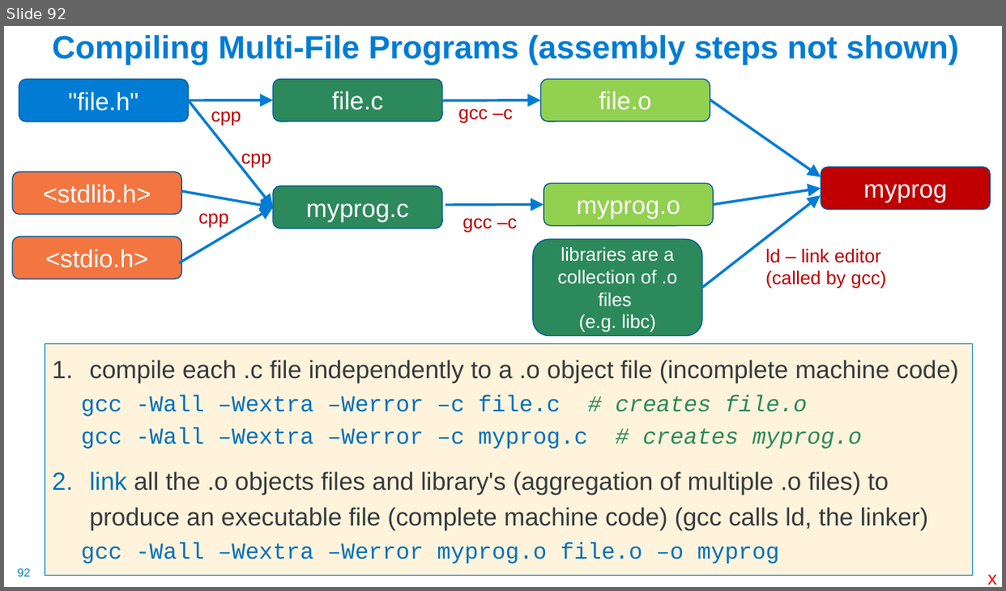
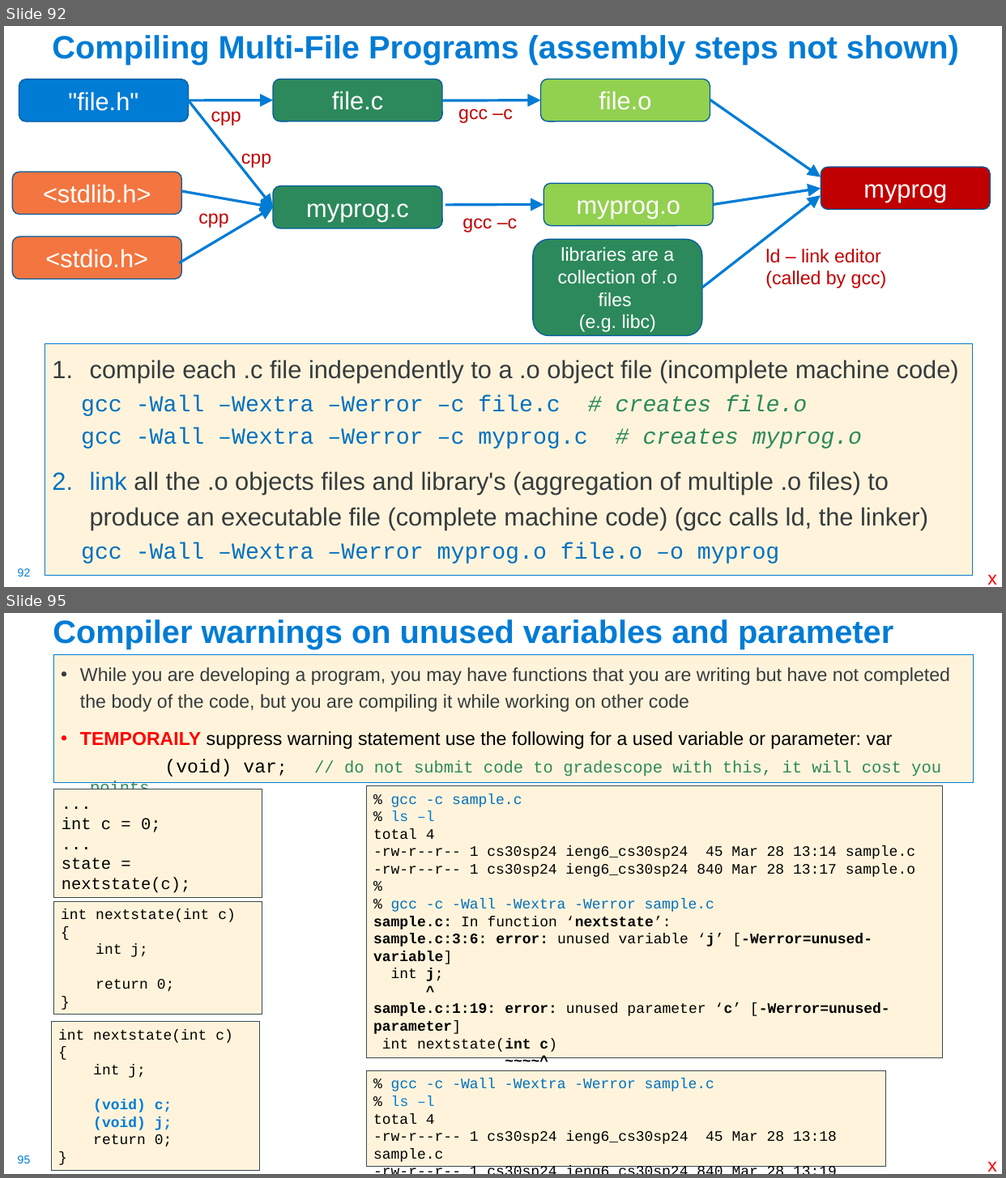
Before and after one commit to cse30-sp24/Muller-Slides, a slide deck: 01-C-Part1.pptx. Shown one above the other, each under a label of ours: slide 92 before the commit, slides 92 and 95 after it; the slides between them are not shown. The pictures are 1006x591 and 1006x1178 pixels, drawn with LibreOffice and Linux fonts; fonts in the diff are those of the drawing. Boxes give left, top, right and bottom in pixels: in the first picture for what was removed or moved away, otherwise in the second. Text is boxed around its words. In the diff, an @@ line names an element or a change of style, - is before the commit and + after.

```diff
--- a/01-C-Part1.pptx
+++ b/01-C-Part1.pptx
@@ slide 95 added at bbox=[4, 613, 1002, 1174], background #FFFFFF; not listed: 1 template element that a slide beside it also shows @@
@@ title added at bbox=[53, 619, 893, 649], 31 pt, text #007CD5, bold @@
+Compiler warnings on unused variables and parameter
@@ text added at bbox=[53, 654, 974, 783], fill #FFF4DB, outline #007CD5 0.75 pt, 18 pt, text #363B3E @@
+• While you are developing a program, you may have functions that you are writing but have not completed the body of the code, but you are compiling it while working on other code
+• TEMPORAILY suppress warning statement use the following for a used variable or parameter: var
+  (void) var; // do not submit code to gradescope with this, it will cost you points….
@@ rectangle added at bbox=[54, 790, 262, 898], fill #FFF4DB, outline #384851 0.75 pt, 16 pt, text #000000 @@
+...
+int c = 0;
+...
+state = nextstate(c);
+...
@@ rectangle added at bbox=[366, 786, 943, 1059], fill #FFF4DB, outline #384851 0.75 pt, 14 pt, text #000000 @@
+% gcc -c sample.c
+% ls –l
+total 4
+-rw-r--r-- 1 cs30sp24 ieng6_cs30sp24 45 Mar 28 13:14 sample.c
+-rw-r--r-- 1 cs30sp24 ieng6_cs30sp24 840 Mar 28 13:17 sample.o
+%
+% gcc -c -Wall -Wextra -Werror sample.c
+sample.c: In function ‘nextstate’:
+sample.c:3:6: error: unused variable ‘j’ [-Werror=unused-variable]
+int j;
+^
+sample.c:1:19: error: unused parameter ‘c’ [-Werror=unused-parameter]
+int nextstate(int c)
+~~~~^
+cc1: all warnings being treated as errors
@@ rectangle added at bbox=[53, 901, 262, 1014], fill #FFF4DB, outline #384851 0.75 pt, 14 pt, text #000000 @@
+int nextstate(int c)
+{
+int j;
+return 0;
+}
@@ rectangle added at bbox=[51, 1022, 259, 1171], fill #FFF4DB, outline #384851 0.75 pt, 14 pt, text #000000 @@
+int nextstate(int c)
+{
+int j;
+(void) c;
+(void) j;
+return 0;
+}
@@ rectangle added at bbox=[366, 1071, 886, 1167], fill #FFF4DB, outline #384851 0.75 pt, 14 pt, text #000000 @@
+% gcc -c -Wall -Wextra -Werror sample.c
+% ls –l
+total 4
+-rw-r--r-- 1 cs30sp24 ieng6_cs30sp24 45 Mar 28 13:18 sample.c
+-rw-r--r-- 1 cs30sp24 ieng6_cs30sp24 840 Mar 28 13:19 sample.o
@@ text added at bbox=[987, 1161, 997, 1172], 18 pt, text #FF0000 @@
+x
```
Also in this commit, not shown: 3 slides changed, 9 other slides added, 3 other files.
